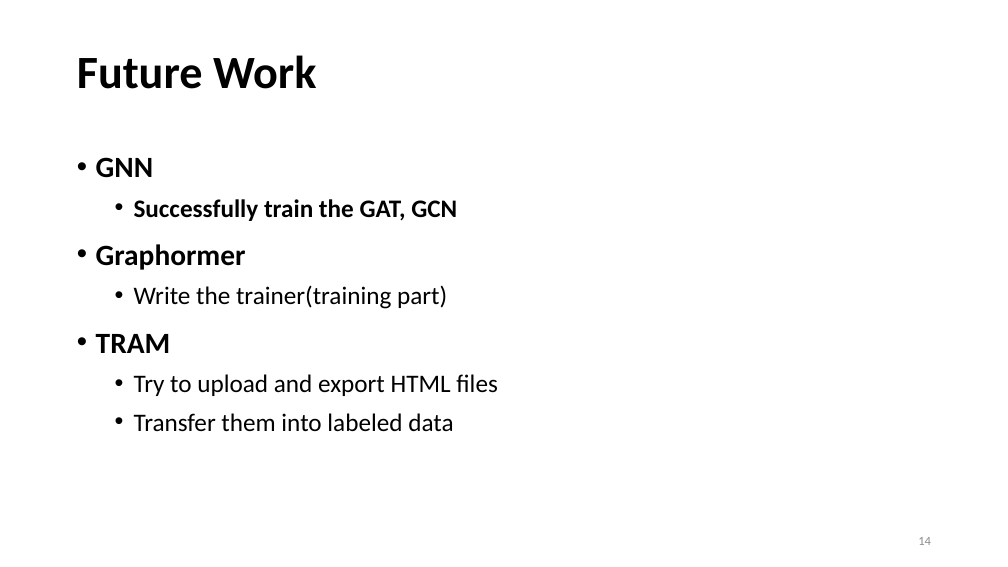
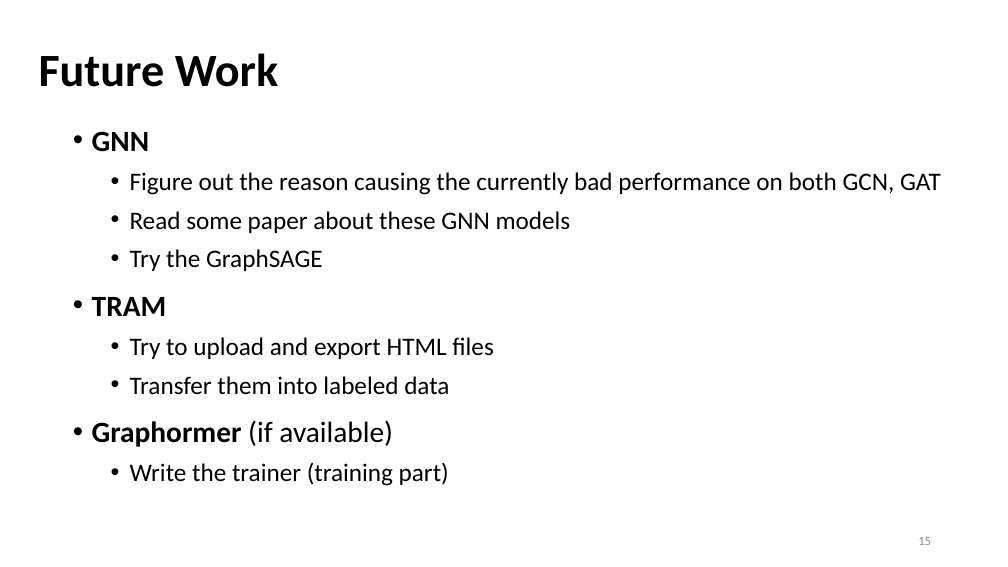
Before and after one commit to Bai1026/Intern-IIS, a slide deck: slide 15 of Meeting/Presentation_0809.pptx (slide 14 before the commit). Drawn at 1008x567 pixels with LibreOffice and Linux fonts; fonts in the diff are those of the drawing. Boxes give left, top, right and bottom in pixels: in the first picture for what was removed or moved away, otherwise in the second. Text is boxed around its words. In the diff, an @@ line names an element or a change of style, - is before the commit and + after.

```diff
--- a/Meeting/Presentation_0809.pptx
+++ b/Meeting/Presentation_0809.pptx
@@ title "Future Work": place and size @@
-title "Future Work" at bbox=[77, 55, 316, 89]
+title "Future Work" at bbox=[39, 53, 278, 87]
@@ text "GNN": place and size @@
-text "GNN" at bbox=[96, 157, 497, 432]
+text "GNN" at bbox=[92, 131, 941, 486]
@@ text at bbox=[130, 172, 941, 271]: text changed; bold off @@
-  • Successfully train the GAT, GCN
-• Graphormer
-  • Write the trainer(training part)
+  • Figure out the reason causing the currently bad performance on both GCN, GAT
+  • Read some paper about these GNN models
+  • Try the GraphSAGE
@@ text at bbox=[92, 420, 449, 486]: paragraphs added @@
+• Graphormer (if available)
+  • Write the trainer (training part)
@@ page number at bbox=[918, 537, 931, 545]: text changed @@
-14
+15
```
Also in this commit, not shown: 2 other slides changed, 5 slides added, 4 slides removed, 31 other files.
